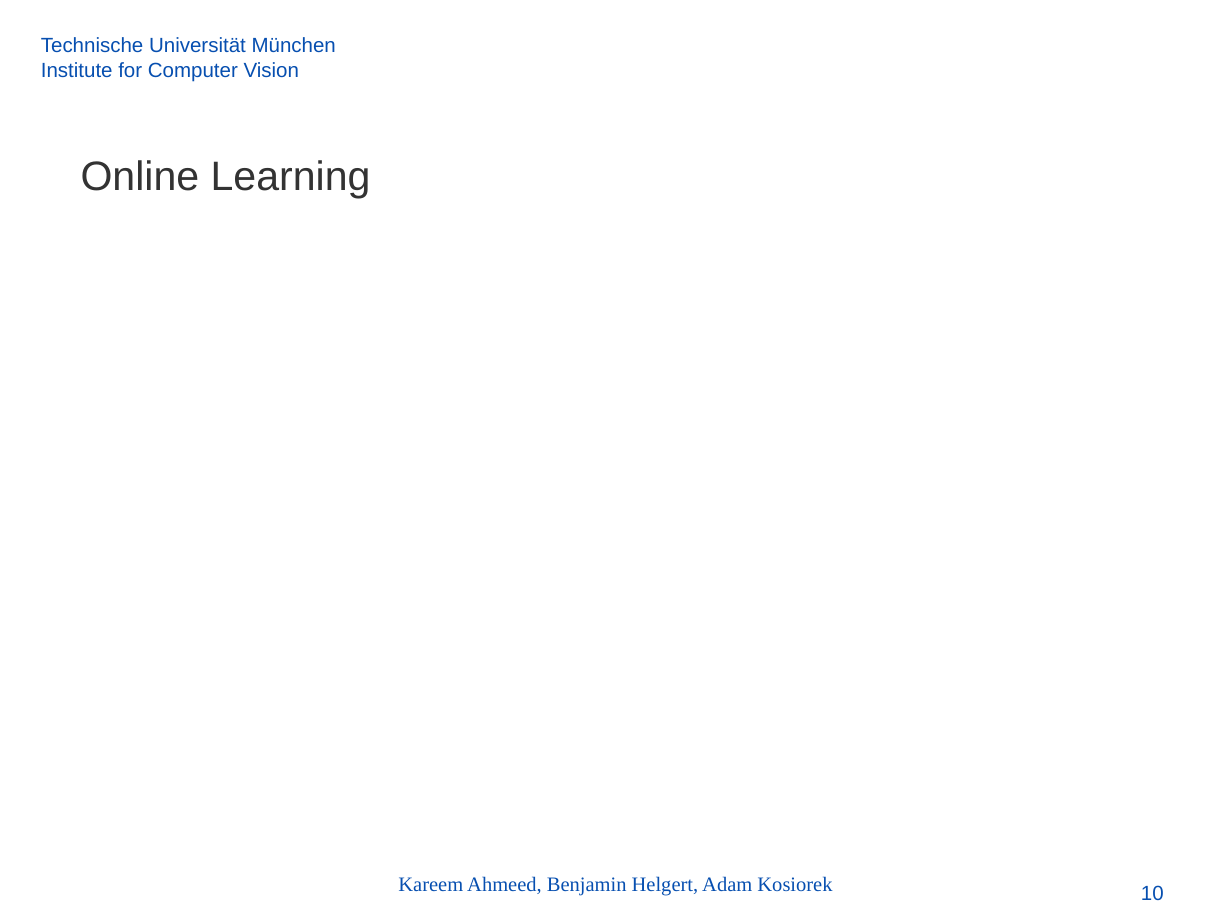
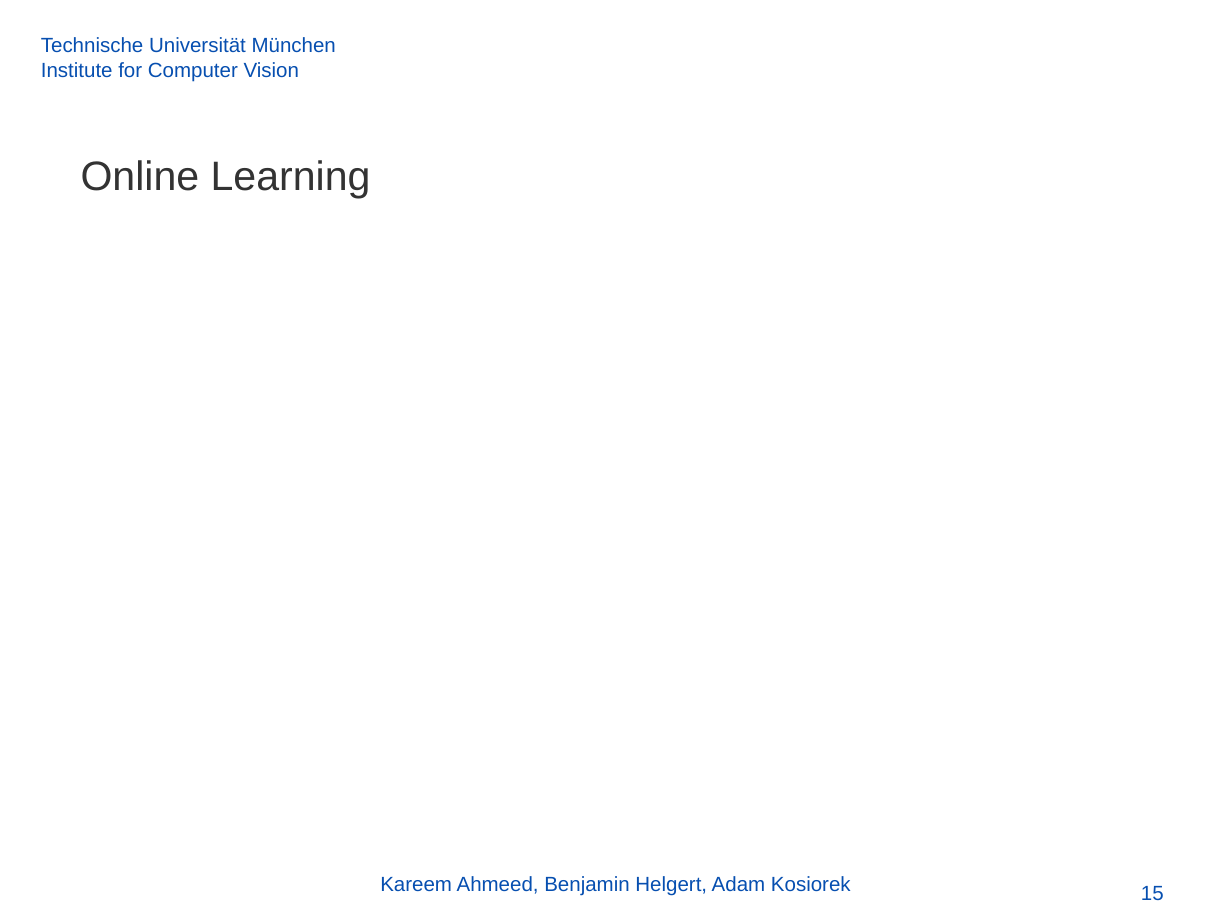
Before and after one commit to akosiorek/uncertainty, a slide deck: slide 15 of models/mlfcv.odp (slide 10 before the commit). Drawn at 1232x924 pixels with LibreOffice and Linux fonts; fonts in the diff are those of the drawing; background and template pictures are left out. Boxes give left, top, right and bottom in pixels: in the first picture for what was removed or moved away, otherwise in the second. Text is boxed around its words. In the diff, an @@ line names an element or a change of style, - is before the commit and + after.

```diff
--- a/models/mlfcv.odp
+++ b/models/mlfcv.odp
@@ text "Kareem Ahmeed, Benjamin Helgert, Adam ..." at [380, 876, 851, 896]: font Times New Roman to Arial @@
@@ page number removed at [1141, 885, 1164, 900] @@
-10
@@ page number added at [1141, 886, 1164, 901], 12 pt, text #074FB0 @@
+15
```
Also in this commit, not shown: 12 other slides changed, 2 slides added.
